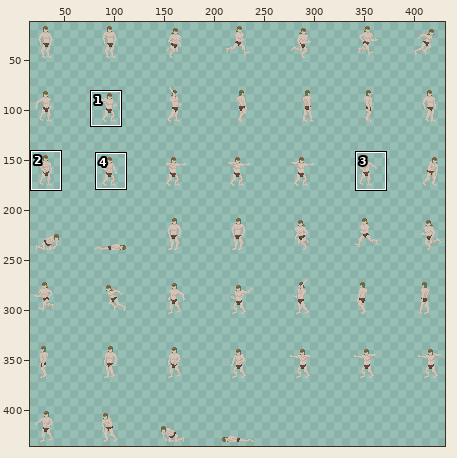
File history of a sprite sheet, Sprites/Player/player_animation_updated.png. The first picture is a wide view before the edit; the outline marks the close-up.
Close-up. Old version:
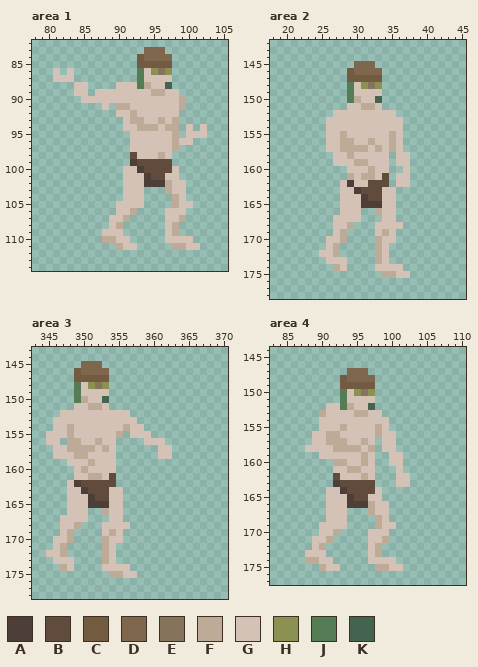
The file is 448x448 pixels. Shown: area 1: x 78..105, y 82..114; area 2: x 18..45, y 142..178; area 3: x 343..370, y 143..178; area 4: x 83..110, y 144..177. The wide view leaves out empty margins. The commit also changed other parts of the picture, which this record leaves out.
Palette (. is transparent): A #4d3f38  B #604b3d  C #735b42  D #7e674c  E #86735b  F #bdaa97  G #d4c2b6  H #8b9150  J #557d55  K #446350
Pixels before, area 1, first column x 81:
 83 .............DDD......
 84 ............CDDDD.....
 85 ............CCCCC.....
 86 G.G.........JGHEH.....
 87 GGG.........JGGGG.....
 88 ...GG....GGGJFGGK.....
 89 ...GG.GGGGGGGGFFGG....
 90 ....GGGGGGGGGGGGGGF...
 91 .......G.FFGGGGGGGF...
 92 .........GGFGGGGGG....
 93 ..........GFFGGFGF....
 94 ..........GGFFFGFF.G.G
 95 ...........GGGGGGF.GGG
 96 ...........GGGGGGFGG..
 97 ...........GGGGGGF....
 98 ...........BGGGFG.....
 99 ...........ABBBBB.....
100 ..........GGABBBBG....
101 ..........GGGABBGG....
102 ..........GGGAAAFGG...
103 ..........GGG...FGG...
104 ..........GGG....FG...
105 .........GGGG....FGG..
106 .........GGF....GGG...
107 ........GGF.....GGF...
108 ........GF......GF....
109 .......GGG......GF....
110 .......FFGG.....GGGG..
111 .........FGG.....FFGG.
Pixels before, area 2, first column x 25:
145 .....DDD.....
146 ....CDDDD....
147 ....CCCCC....
148 ....JGHEH....
149 ....JGGGG....
150 ....JFGGK....
151 ....GGFFG....
152 ..GGGGGGGGG..
153 .GGGGGGGGGGG.
154 .GGGGGGGGGGG.
155 .GGFGGGGGGFG.
156 .GGFFGGFGGFG.
157 .GGFFFFGFGFG.
158 ..GGFGGGGG.GG
159 ..GGGFFGGG.GG
160 ....GGGFGG..G
161 ....FGFFGB.GG
162 ...GAGGBBB.GG
163 ...GGABBBGG..
164 ...GGGABBGG..
165 ...GGGAAAGG..
166 ...GGG..FGG..
167 ..GGGG...GG..
168 ..GGF...GGGG.
169 ..GF....GFG..
170 .GGF....FGG..
171 .GF.....FG...
172 GGF.....FG...
173 .GGG....FG...
174 ..FG....GGGG.
175 .........FFGG
Pixels before, area 3, first column x 345:
145 .....DDD..........
146 ....CDDDD.........
147 ....CCCCC.........
148 ....JGHEH.........
149 ....JGGGG.........
150 ....JFGGK.........
151 ....GGFFG.........
152 ..GGGGGGGGGG......
153 .GGGGGGGGGGGG.....
154 .GGFGGGGGGGFGG....
155 GGGFGGGGGGF.GGG...
156 GG.FFGGFGG....GGG.
157 .GGFFFFGFG......GG
158 .GGGFFGGGG......GG
159 ...GGGFGGG........
160 ....GFGGGG........
161 ....GGFFGB........
162 ...GABBBBB........
163 ...GGABBBGG.......
164 ...GGGABBGG.......
165 ...GGGAAAGG.......
166 ...GGG..FGG.......
167 ..GGGG...GG.......
168 ..GGF...GGGG......
169 ..GF....GFG.......
170 .GGF....FGG.......
171 .GF.....FG........
172 GGF.....FG........
173 .GGG....FG........
174 ..FG....GGGG......
175 .........FFGG.....
Pixels before, area 4, first column x 88:
147 ......DDD......
148 .....CDDDD.....
149 .....CCCCC.....
150 .....JGHEH.....
151 .....JGGGG.....
152 ...GGJFGGK.....
153 ..FGGGGFFGG....
154 ..GGGGGGGGGG...
155 ..GGGFGGGGFG...
156 .GGFFGGGGGFGG..
157 .GGFFFGGFG.GG..
158 GGGGFFFFGF.GG..
159 ..GGGGGGFG..GG.
160 ....FFGGFG..GG.
161 ....GGFFGG...G.
162 ....BGGGFG...GG
163 ....ABBBBB...GG
164 ...GGABBBBG....
165 ...GGGABBGG....
166 ...GGGAAAFGG...
167 ...GGG...FGG...
168 ...GGG....FG...
169 ..GGGG....FGG..
170 ..GGF....GGG...
171 .GGF.....GGF...
172 .GF......GF....
173 GGG......GF....
174 FFGG.....GGGG..
175 ..FGG.....FFGG.
Once edited:
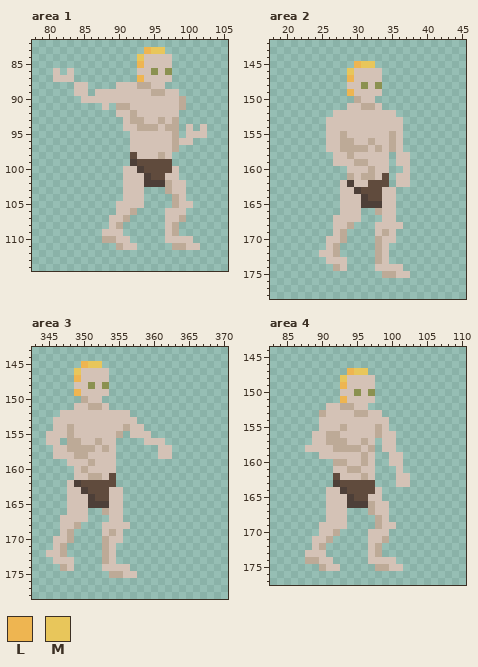
Colours new in this view: L #eeb551  M #e8c65b
Change:
Area 1:
Colour J gives way to colour F in row 88 at x 93.
Colour C gives way to colour G in row 85 at x 94 to 97.
Colour D gives way to colour G in row 84 at x 94 to 97.
Colour E gives way to colour G in row 86 at x 96.
Colour J gives way to colour G in row 86 at x 93.
Colour C gives way to colour L in row 85 at x 93.
Colour D gives way to colour L in row 83 at x 94.
Colour J gives way to colour L in row 87 at x 93.
Colour C gives way to colour M in row 84 at x 93.
Colour D gives way to colour M in row 83 at x 95 to 96.
Colour K is gone in row 88 at x 97.
Area 2:
Colour C gives way to colour G in row 147 at x 30 to 33.
Colour D gives way to colour G in row 146 at x 30 to 33.
Colour E gives way to colour G in row 148 at x 32.
Colour J gives way to colour G in row 148 at x 29.
Colour C gives way to colour L in row 147 at x 29.
Colour D gives way to colour L in row 145 at x 30.
Colour J gives way to colour L in row 149 at x 29.
Colour C gives way to colour M in row 146 at x 29.
Colour D gives way to colour M in row 145 at x 31 to 32.
Colour J is gone in row 150 at x 29.
Colour K is gone in row 150 at x 33.
Area 3:
Colour C gives way to colour G in row 147 at x 350 to 353.
Colour D gives way to colour G in row 146 at x 350 to 353.
Colour E gives way to colour G in row 148 at x 352.
Colour J gives way to colour G in row 148 at x 349.
Colour C gives way to colour L in row 147 at x 349.
Colour D gives way to colour L in row 145 at x 350.
Colour J gives way to colour L in row 149 at x 349.
Colour C gives way to colour M in row 146 at x 349.
Colour D gives way to colour M in row 145 at x 351 to 352.
Colour J is gone in row 150 at x 349.
Colour K is gone in row 150 at x 353.
Area 4:
Colour J gives way to colour F in row 152 at x 93.
Colour C gives way to colour G in row 149 at x 94 to 97.
Colour D gives way to colour G in row 148 at x 94 to 97.
Colour E gives way to colour G in row 150 at x 96.
Colour J gives way to colour G in row 150 at x 93.
Colour C gives way to colour L in row 149 at x 93.
Colour D gives way to colour L in row 147 at x 94.
Colour J gives way to colour L in row 151 at x 93.
Colour C gives way to colour M in row 148 at x 93.
Colour D gives way to colour M in row 147 at x 95 to 96.
Colour K is gone in row 152 at x 97.
Boxes around the changes in both close-ups, in picture pixels (x1, y1, x2, y2):
changed: (137, 47, 172, 89)
changed: (347, 61, 382, 103)
changed: (74, 361, 109, 403)
changed: (340, 368, 375, 410)
